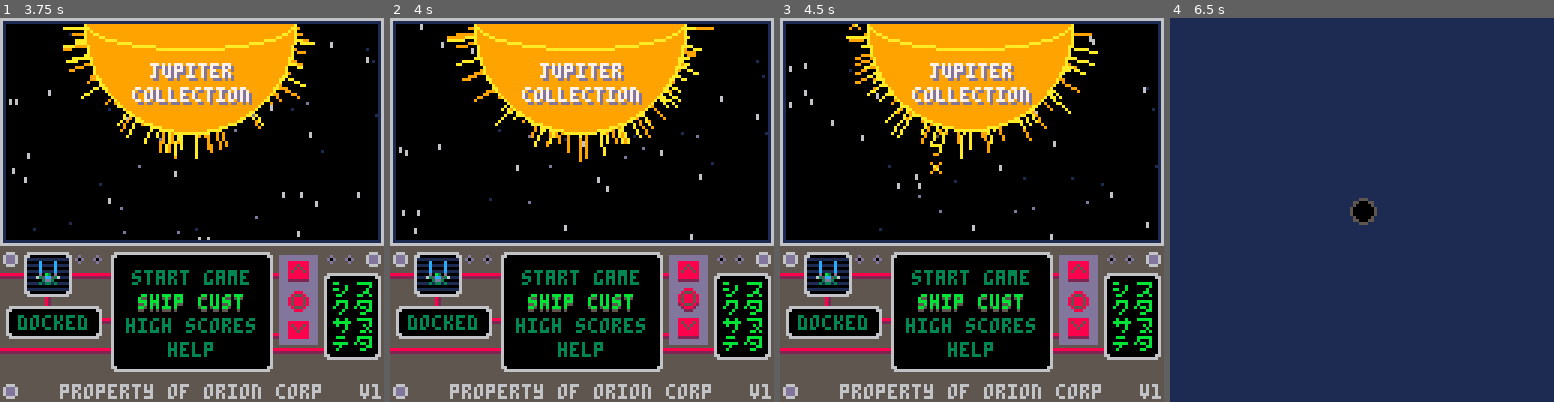
Above: before the commit, frames 1-4 (left to right).
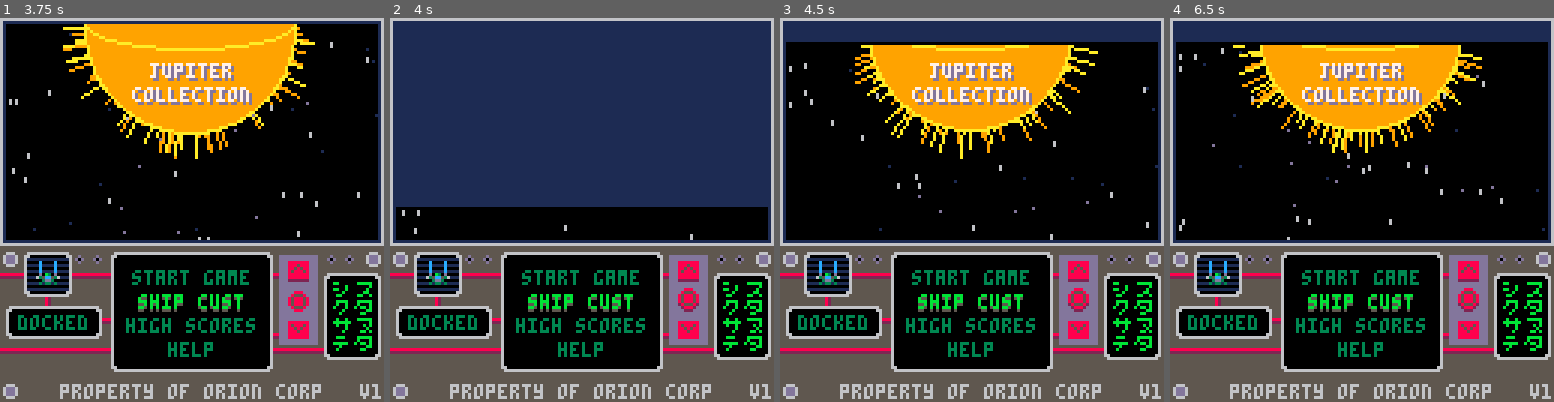
Above: after the commit, the same moments.

Repository: jacobneal65/drop-p8
Game: PICO-8 cartridge drop.p8
The game is run twice, just before and just after one commit, with the same random seed, the same clock (stepped at 60 frames per second) and the same inputs.
Inputs:
- Up to frame 1 (3.75 s): tap X (X key) at 0.33, 1.07, 1.85, 2.97 s; tap O (Z key) at 0.7, 1.7, 2.1, 2.5, 2.9, 3.3, 3.7 s; hold Right 1.6-2.1 s; hold Up 2.15-2.42 s; hold Right 2.47-3.03 s; hold Left 3.08-3.58 s; hold Down from 3.63 s (still down)
- Up to frame 2 (4 s): release Down at 3.97 s
- Up to frame 3 (4.5 s): hold Right from 4.02 s (still down); tap X (X key) at 4.08 s; tap O (Z key) at 4.1 s
- Up to frame 4 (6.5 s): tap O (Z key) every 0.4 s from 4.5 to 6.1 s; release Right at 4.68 s; hold Up 4.73-5.03 s; hold Left 5.08-5.68 s; tap X (X key) at 5.2, 6.32 s; hold Down 5.73-6.03 s; hold Right from 6.08 s (still down)

Frame 1 is identical in both runs. In frame 2, 46% of the frame differs, in the area x 1-99%, y 1-84%; in frame 3, 5.4%; in frame 4, 92%, in the area x 0-100%, y 0-100%.

Commit message:
drop screen initial work

Diff:
--- a/drop.p8
+++ b/drop.p8
@@ -148,7 +148,8 @@
 	btn_tmr=0
 	--menu ship
 	ship_off=0
-
+	--screen
+	screen_offset=0
 	_upd=upd_menu
 	_drw=drw_menu
 end
@@ -161,8 +162,6 @@
 end
 
 function upd_menu()
-
-	--ship state
 
 	if gen_tmr==1 then
 		menu_input()
@@ -216,8 +215,11 @@
 		btn_tmr=5
 		if m[2]=="start game" then
 			init_start_game()
-		end
-		if m[2]=="ship cust" then
+		elseif m[2]=="ship cust" then
+			sc_tmr=0
+			sc_dir=1
+			_upd=upd_ship_cust
+		elseif m[2]=="help" then
 
 		end
 	end
@@ -226,14 +228,23 @@
 
 function upd_ship_cust()
 	btn_reset()
-	drop_screen()
-end
-
-function drop_screen()
-	if screen_up then
+	move_screen(sc_dir)
+	if btnp(🅾️) then
+		sc_dir=-1
+		sc_tmr=0
+	end
+end
+
+function move_screen(dir)
+	sc_tmr=min(sc_tmr+0.04,1)
+	local _t=easeoutquart(sc_tmr)
+	if dir==1 then
+		screen_offset=lerp(0,80,_t)
 		--+= screen offset
-		--if screen offset is the value
-		--screen_up=false
+	elseif dir==-1 then
+		screen_offset=lerp(80,0,_t)
+	end
+	if sc_tmr==1 then
 	end
 end
 
@@ -289,10 +299,15 @@
 	local q = {"jupiter","collection"}
 	oprint(q[1],hcenter(q[1])+sun_off+60,15,7,13)
 	oprint(q[2],hcenter(q[2])+sun_off+60,23,7,13)
+	--screen drop
+		rectfill(0,0,128,screen_offset+1,0)
+		rectfill(0,0,128,screen_offset,1)
+
 	--widow
 	rect(0,0,127,75,6)
 	rect(1,1,126,74,1)
 	rectfill(0,76,128,128,5)
+
 	--wires
 	oline(0,85,45,85,oc1,oc2,0,1)
 	oline(65,105,100,105,oc1,oc2,0,1)
@@ -1476,6 +1491,11 @@
 function easeoutquad(t)
 	t-=1
 	return 1-t*t
+end
+
+function easeoutquart(t)
+	t-=1
+	return 1-t*t*t*t
 end
 
 function easeoutinquart(t)
